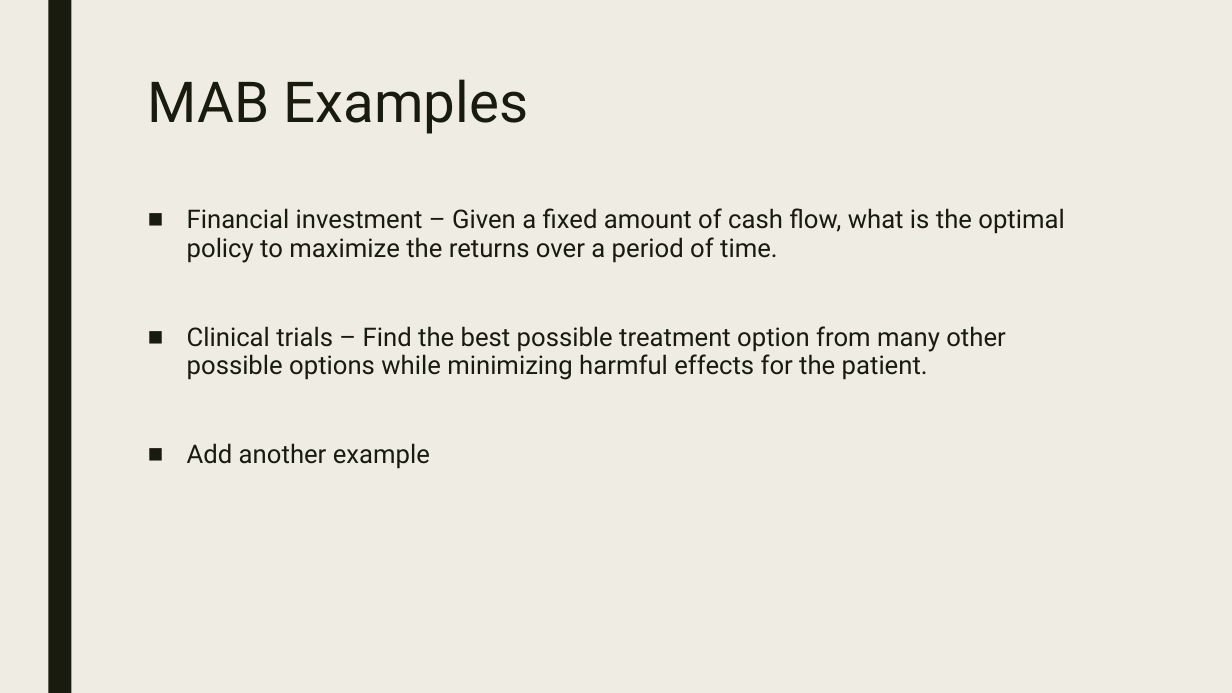
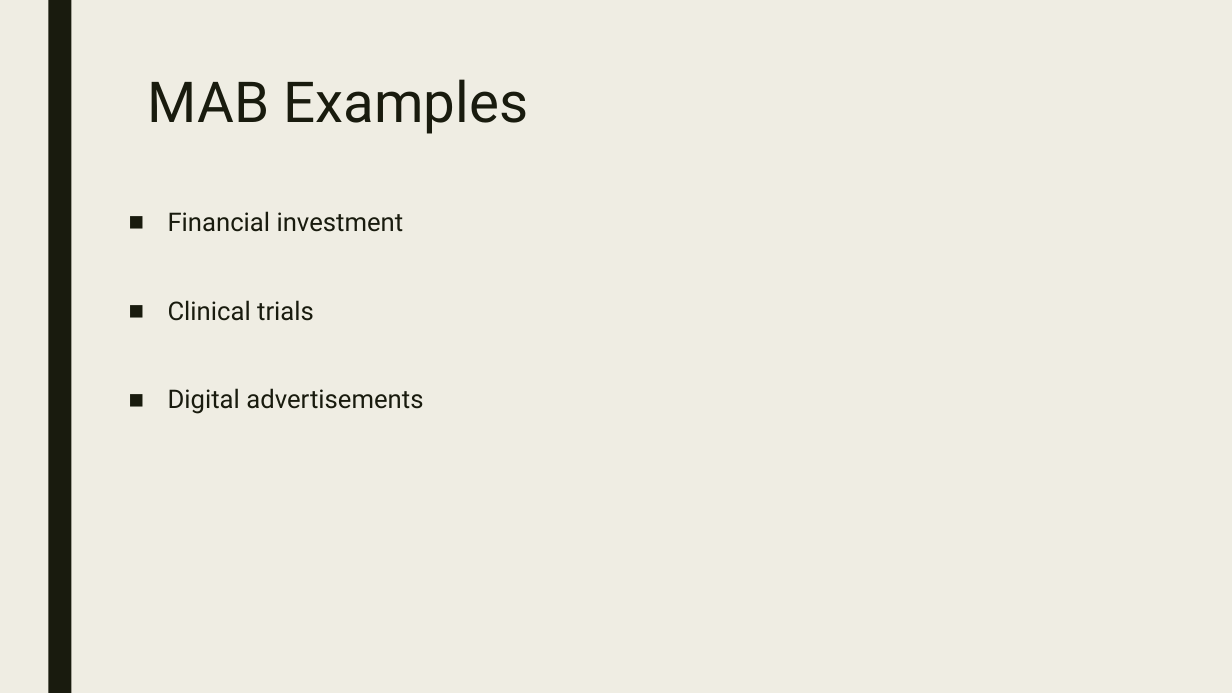
Before and after one commit to CourseReps/ECEN689-Fall2018, a slide deck: slide 6 of Students/siddharthajit/Tutorial Presentation/Thompson Sampling.pptx. Drawn at 1232x693 pixels with LibreOffice and Linux fonts; fonts in the diff are those of the drawing. Boxes give left, top, right and bottom in pixels: in the first picture for what was removed or moved away, otherwise in the second. Text is boxed around its words. In the diff, an @@ line names an element or a change of style, - is before the commit and + after.

```diff
--- a/Students/siddharthajit/Tutorial Presentation/Thompson Sampling.pptx
+++ b/Students/siddharthajit/Tutorial Presentation/Thompson Sampling.pptx
@@ text at bbox=[168, 211, 423, 414]: text changed @@
-■ Financial investment – Given a fixed amount of cash flow, what is the optimal policy to maximize the returns over a period of time.
-■ Clinical trials – Find the best possible treatment option from many other possible options while minimizing harmful effects for the patient.
-■ Add another example
+■ Financial investment
+■ Clinical trials
+■ Digital advertisements
```
Also in this commit, not shown: 8 other slides changed, 6 slides added, 6 slides removed.
